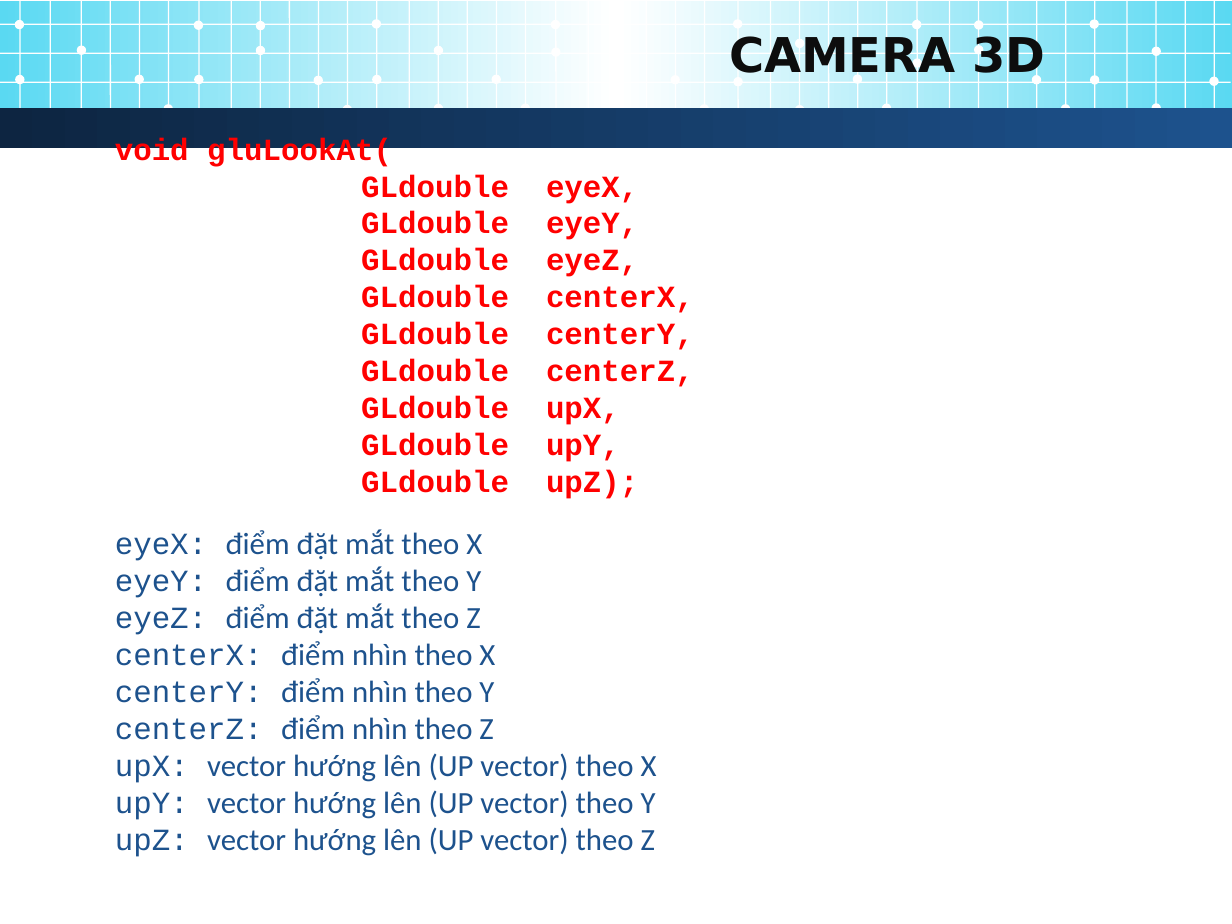
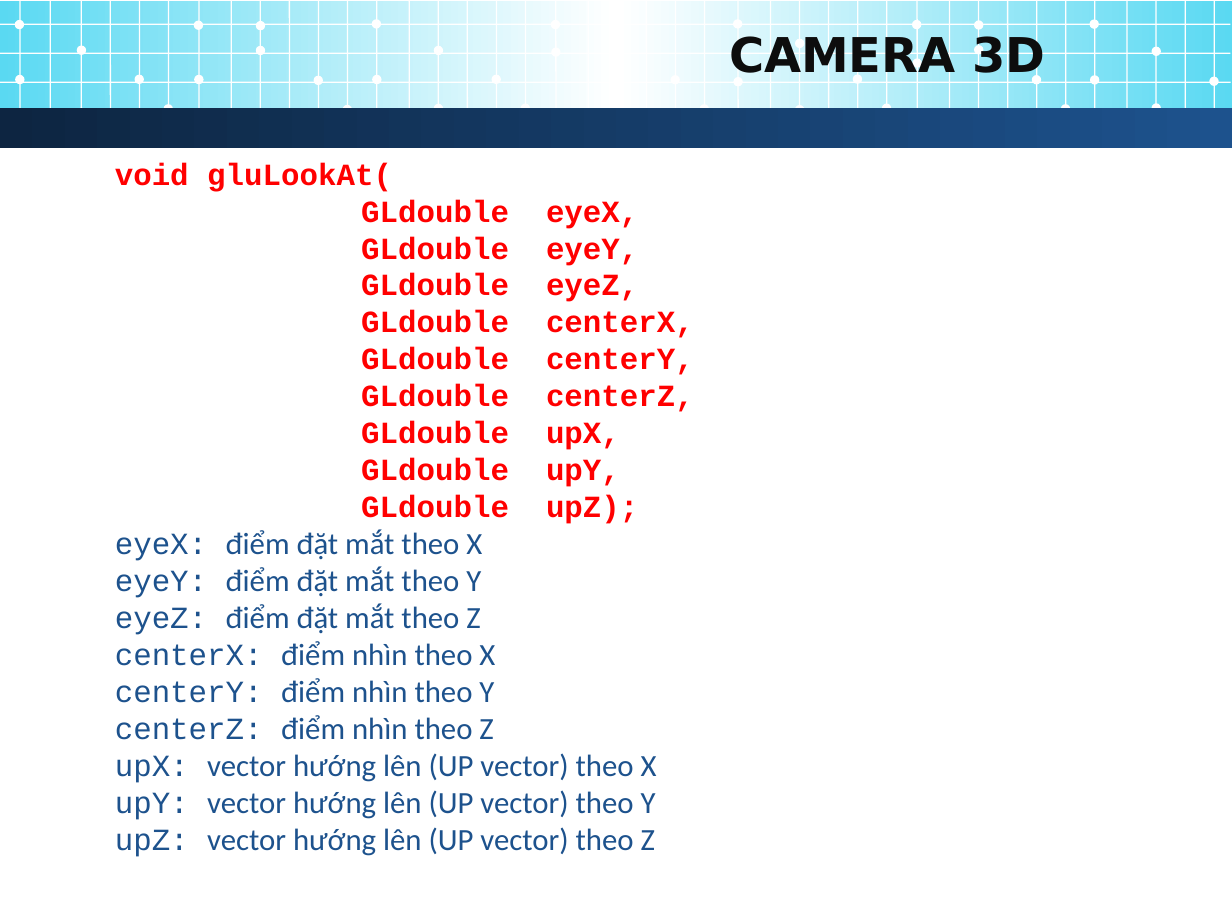
Before and after one commit to jundat/jogl-tank3d, a slide deck: slide 12 of Slide/3D Programming.pptx (slide 9 before the commit). Drawn at 1232x924 pixels with LibreOffice and Linux fonts; fonts in the diff are those of the drawing; background and template pictures are left out. Boxes give left, top, right and bottom in pixels: in the first picture for what was removed or moved away, otherwise in the second. Text is boxed around its words. In the diff, an @@ line names an element or a change of style, - is before the commit and + after.

```diff
--- a/Slide/3D Programming.pptx
+++ b/Slide/3D Programming.pptx
@@ text "void gluLookAt(": place and size @@
-text "void gluLookAt(" at (115,137,694,499)
+text "void gluLookAt(" at (115,162,694,524)
```
Also in this commit, not shown: 6 other slides changed, 3 slides added, 1 other file.
